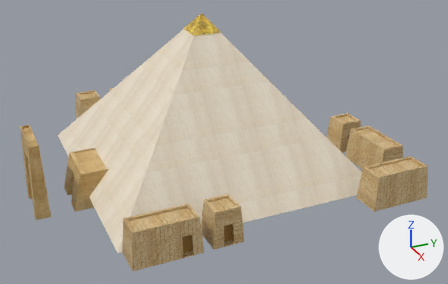
One commit to the Blender file Build/MapGeneratorBuild_Data/StreamingAssets/Egyptian/Models/Pyramid.blend: the scene before it, then after it.
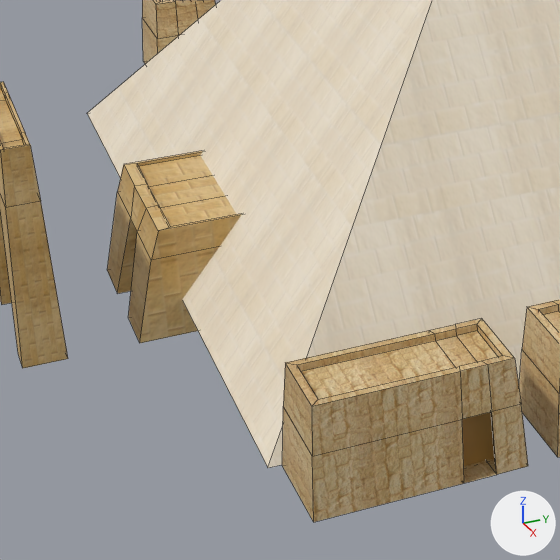
Each version is shown whole from a 50 mm camera at (1.573, -0.643, 0.796) aimed at (0.093, 0.023, 0.056), then close up on the part from 6% to 48% of the width and 34% to 100% of the height. Every picture has the same lights, and +X, +Y and +Z are marked at lower right. The close-ups show mesh edges as thin lines.
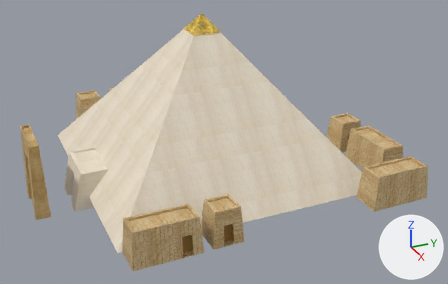
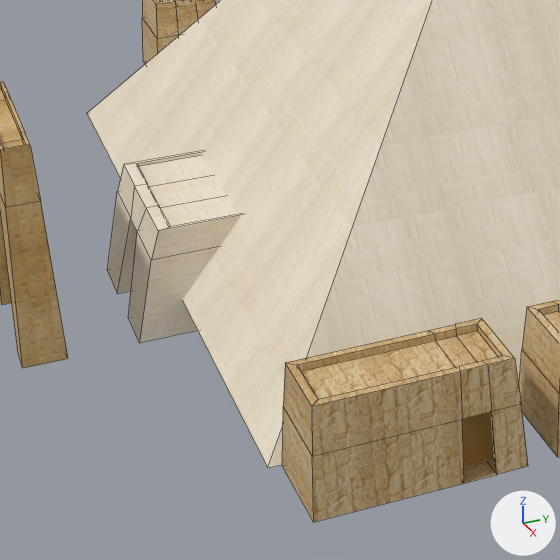
Pixel boxes (x1, y1, x2, y2) of what changed, in the close-ups (560 x 560 px):
'Cube.001', recoloured: (107, 151, 242, 343) in both

The change in detail:
me_cube_001 has 40 vertices, 38 faces and spans x -0.074..0.0711, y -0.075..0.0735, z -0.071..0.0367.
me_cube_001 no longer uses material mat_egyptianbrick_png_001 (picture img_egyptianbrick_png_001).
me_cube_001 now uses material mat_egyptian_white_png (picture img_egyptian_white_png).
